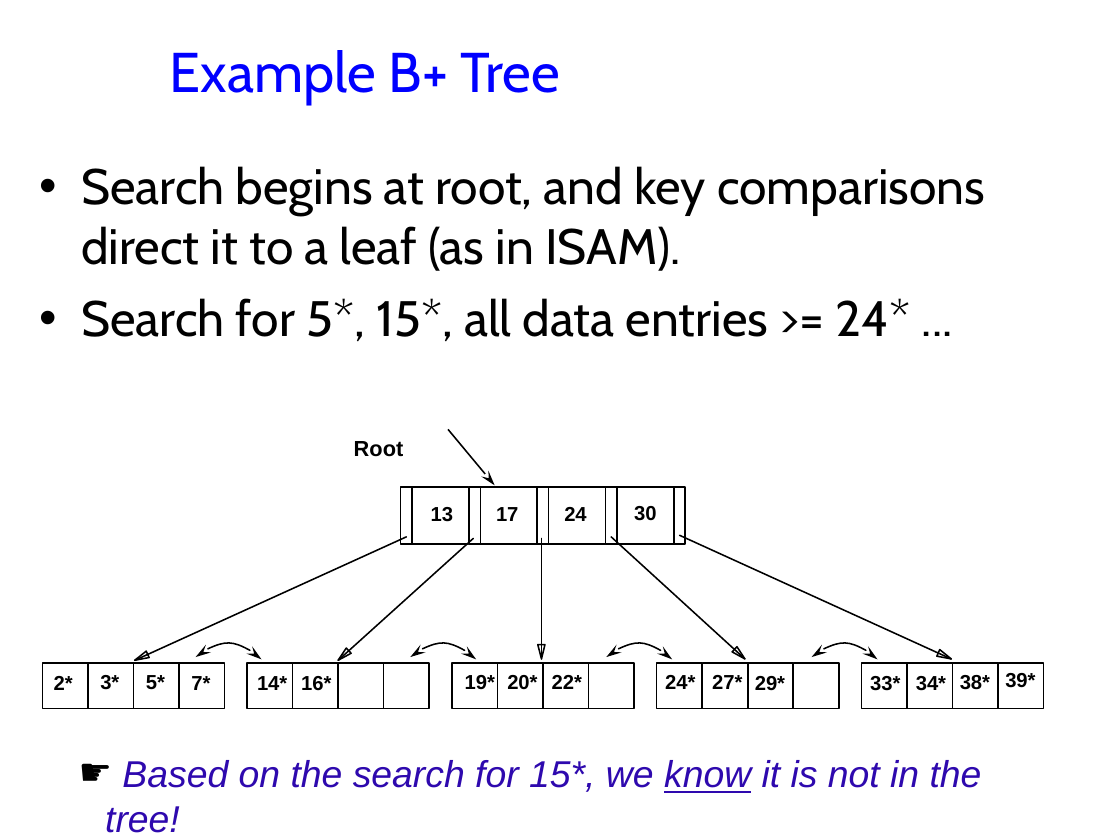
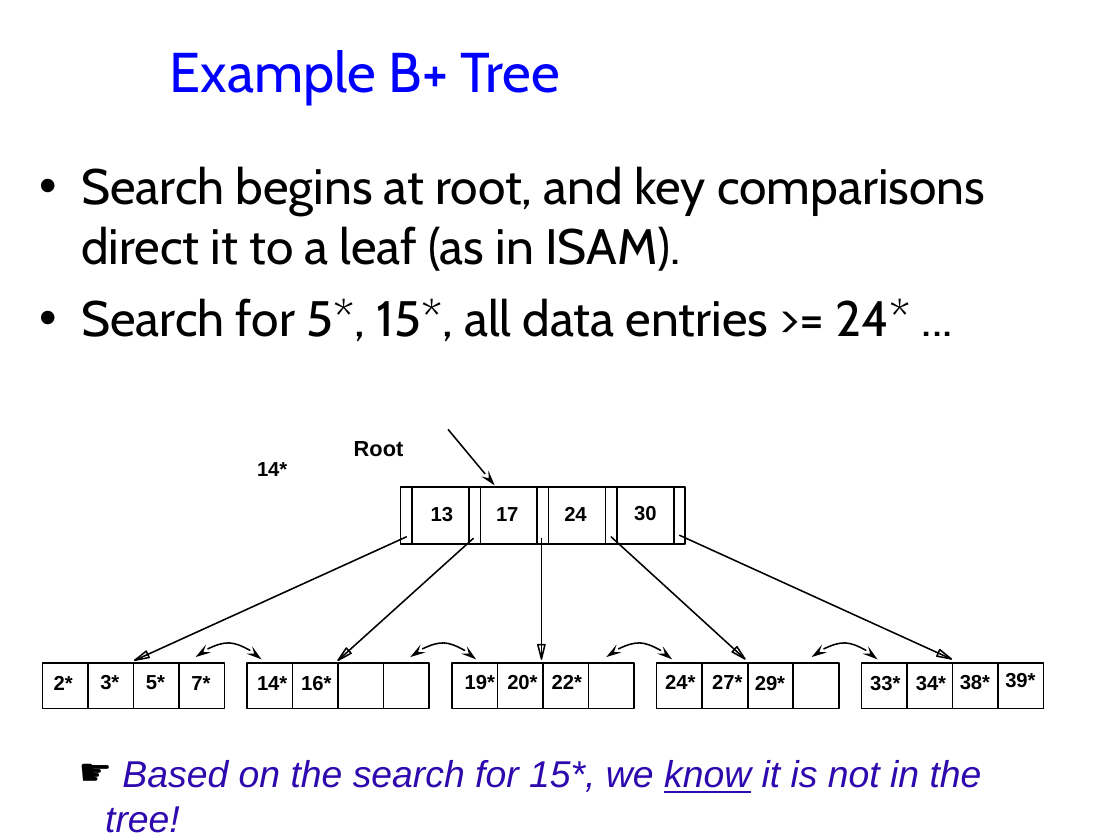
Before and after one commit to jhellerstein/cs186-09, a slide deck: slide 13 of lecs/06-TreeIndexes.ppt. Drawn at 1120x840 pixels with LibreOffice and Linux fonts; fonts in the diff are those of the drawing; background and template pictures are left out. Boxes give left, top, right and bottom in pixels: in the first picture for what was removed or moved away, otherwise in the second. Text is boxed around its words. In the diff, an @@ line names an element or a change of style, - is before the commit and + after.

```diff
--- a/lecs/06-TreeIndexes.ppt
+++ b/lecs/06-TreeIndexes.ppt
@@ text added at bbox=[257, 462, 287, 476], 13 pt, text #000000, bold @@
+14*
```
Also in this commit, not shown: 11 other slides changed, 1 slide added, 1 slide removed, 1 other file.
